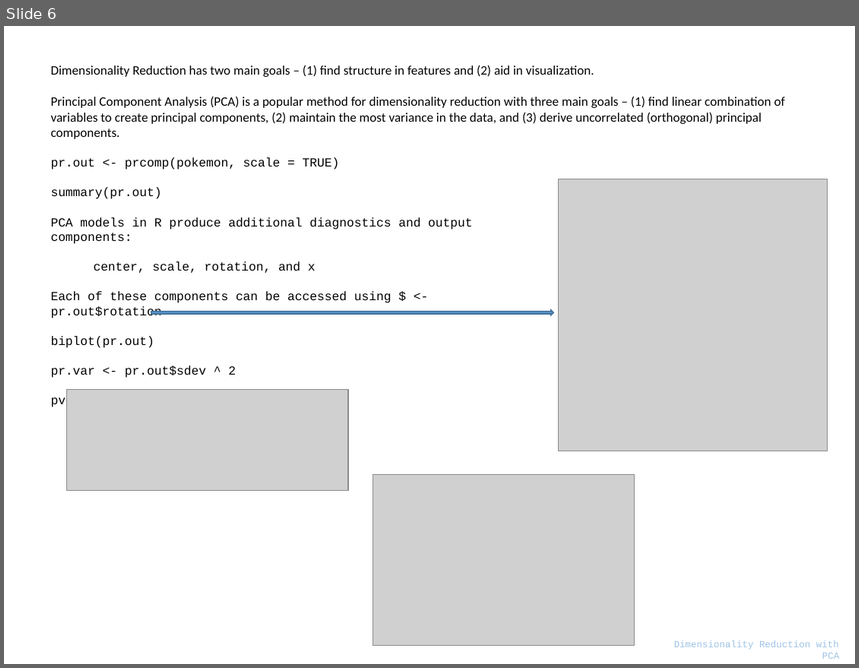
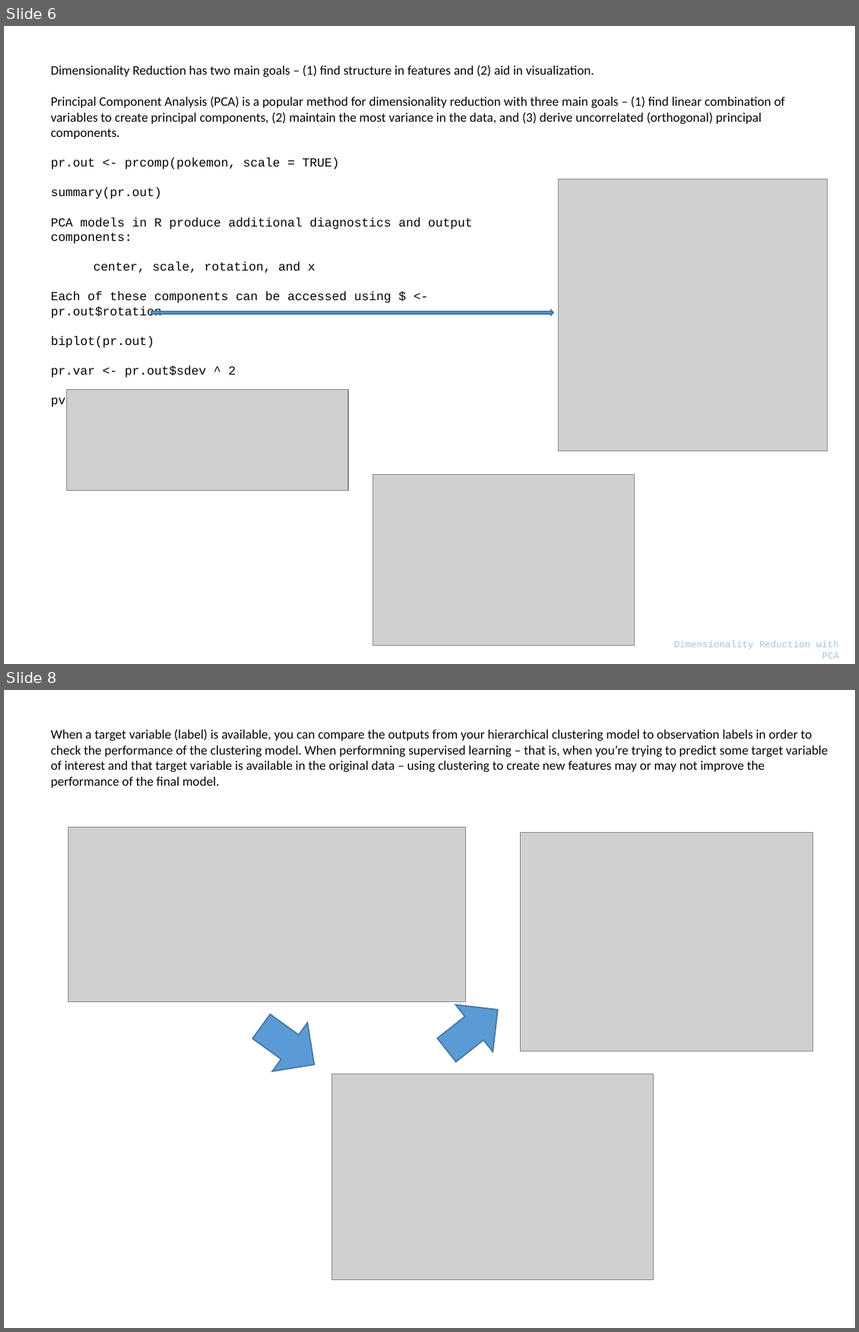
Before and after one commit to parcap/business-education, a slide deck: Track - Machine Learning/Unsupervised-Learning-in-R/Unsupervised Learning in R.pptx. Shown one above the other, each under a label of ours: slide 6 before the commit, slides 6 and 8 after it; the slides between them are not shown. The pictures are 859x668 and 859x1332 pixels, drawn with LibreOffice and Linux fonts; fonts in the diff are those of the drawing; grey boxes stand for pictures. Boxes give left, top, right and bottom in pixels: in the first picture for what was removed or moved away, otherwise in the second. Text is boxed around its words. In the diff, an @@ line names an element or a change of style, - is before the commit and + after.

```diff
--- a/Track - Machine Learning/Unsupervised-Learning-in-R/Unsupervised Learning in R.pptx
+++ b/Track - Machine Learning/Unsupervised-Learning-in-R/Unsupervised Learning in R.pptx
@@ slide 8 added at (4, 690, 855, 1328), background #FFFFFF @@
@@ text added at (51, 729, 828, 788), 11 pt, text #000000 @@
+When a target variable (label) is available, you can compare the outputs from your hierarchical clustering model to observation labels in order to check the performance of the clustering model. When performning supervised learning – that is, when you’re trying to predict some target variable of interest and that target variable is available in the original data – using clustering to create new features may or may not improve the performance of the final model.
@@ picture added at (68, 827, 465, 1002) @@
@@ picture added at (520, 832, 813, 1052) @@
@@ right arrow added at (428, 986, 517, 1074), fill #5B9BD5, outline #43739E 1 pt @@
@@ right arrow added at (243, 1002, 332, 1090), fill #5B9BD5, outline #43739E 1 pt @@
@@ picture added at (332, 1074, 652, 1281) @@
```
Also in this commit, not shown: 1 slide changed, 1 other slide added, 4 other files.
